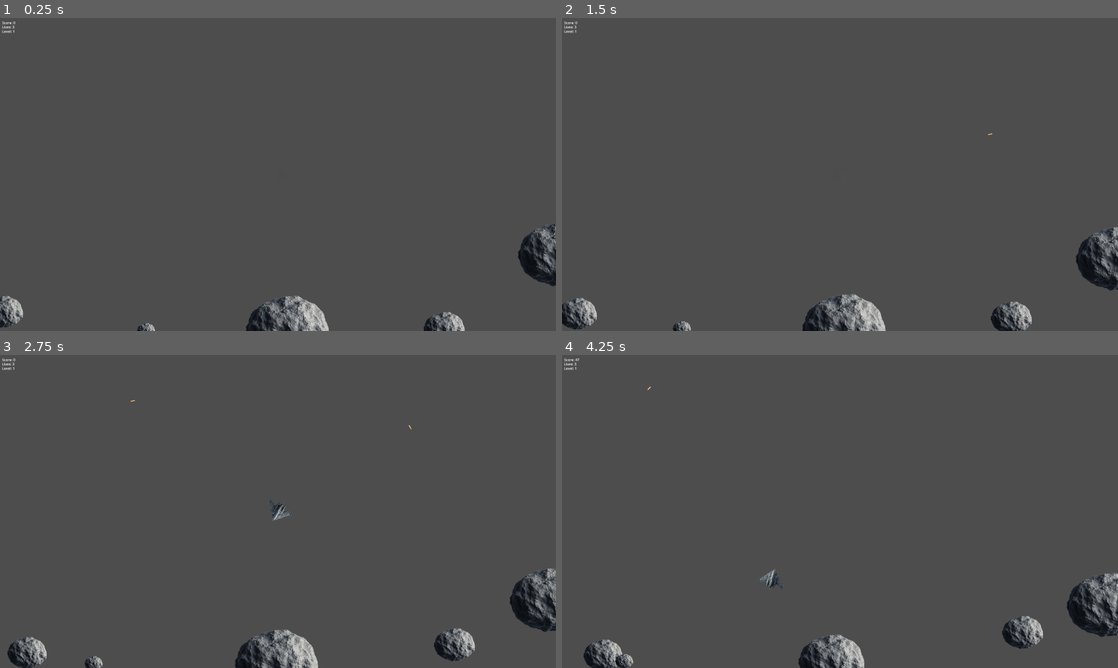
Above: before the commit, frames 1-4 (two rows, left to right).
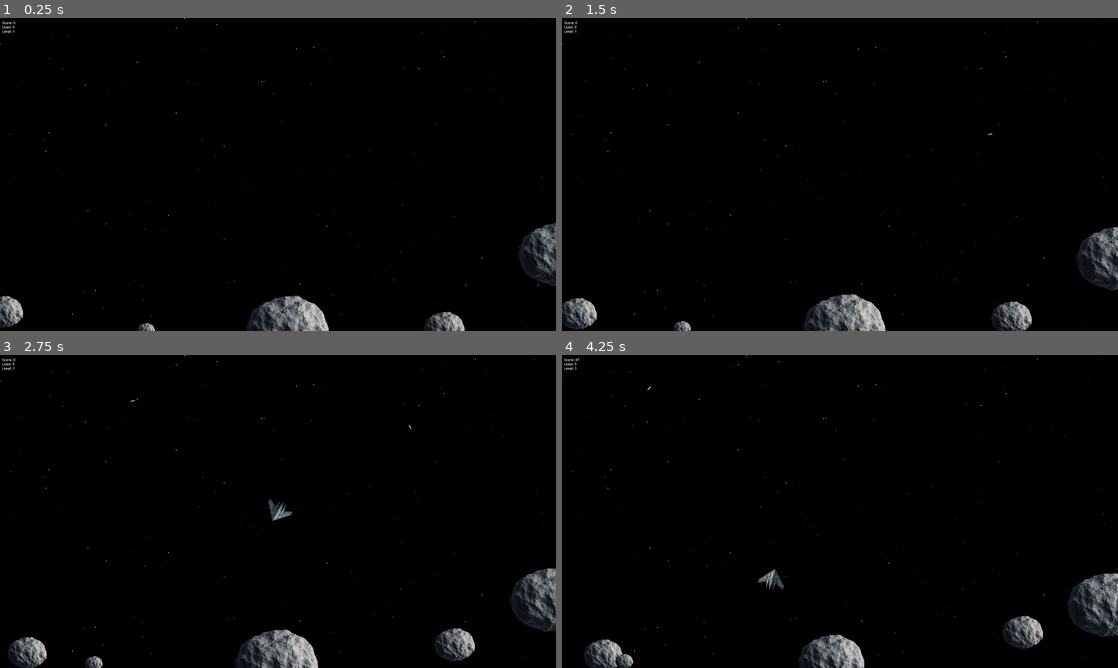
Above: after the commit, the same moments.

Repository: Soren8/space-shooter
Game: Godot game, scene res://main.tscn
Same seed, same stepped clock (60 frames per second), same inputs: the game is played once before the commit and once after it.
Inputs:
- Up to frame 1 (0.25 s): no input
- Up to frame 2 (1.5 s): hold Right (ui_right) 0.53-1.28 s; tap Space (ui_select) at 0.77 s; hold Left (ui_left) from 1.28 s (still down)
- Up to frame 3 (2.75 s): tap Space (ui_select) at 1.52 s; release Left (ui_left) at 2.03 s; hold Right (ui_right) from 2.03 s (still down)
- Up to frame 4 (4.25 s): release Right (ui_right) at 2.78 s; hold Up (ui_up) 2.78-3.53 s; tap Space (ui_select) at 3.02, 3.77 s; hold Left (ui_left) from 3.53 s (still down)

The runs differ from the first frame. In frame 1, 97% of the frame differs, in the area x 0-100%, y 0-100%; in frame 2, 96%; in frame 3, 96%; in frame 4, 96%.

Commit message:
fix background

Diff:
--- a/main.tscn
+++ b/main.tscn
@@ -1,6 +1,7 @@
-[gd_scene load_steps=2 format=3 uid="uid://56iw261d2400"]
+[gd_scene load_steps=3 format=3 uid="uid://56iw261d2400"]
 
 [ext_resource type="Script" path="res://main.gd" id="1_56k8w"]
+[ext_resource type="PackedScene" uid="uid://dio7uf4flqx78" path="res://starry_background.tscn" id="2_gy8r2"]
 
 [node name="Main" type="Node2D"]
 script = ExtResource("1_56k8w")
@@ -34,3 +35,6 @@
 offset_bottom = 23.0
 horizontal_alignment = 1
 vertical_alignment = 1
+
+[node name="StarryBackground" parent="." instance=ExtResource("2_gy8r2")]
+layer = -1
--- a/starry_background.gd
+++ b/starry_background.gd
@@ -14,19 +14,22 @@
 	for i in star_count:
 		create_star()
 
+	# Set the layer to ensure it is behind other elements
+	layer = -1
+
 func create_star():
 	var star = ColorRect.new()
 	star.color = Color.WHITE
 
 	var star_size = 2
-	star.rect_size = Vector2(star_size, star_size)
+	star.size = Vector2(star_size, star_size)
 
 	var pos_x = randf() * get_viewport().size.x
 	var pos_y = randf() * get_viewport().size.y
-	star.rect_position = Vector2(pos_x, pos_y)
+	star.position = Vector2(pos_x, pos_y)
 
 	var scale = randf_range(0.5, 1.5)
-	star.rect_scale = Vector2(scale, scale)
+	star.scale = Vector2(scale, scale)
 
 	add_child(star)
 
@@ -36,7 +39,7 @@
 
 func update_background_size():
 	if is_instance_valid(background):
-		background.rect_size = get_viewport().size
-		background.rect_position = Vector2.ZERO
+		background.size = get_viewport().size
+		background.position = Vector2.ZERO
 
 # If you want to update or regenerate stars on resize, you would handle it here or in a custom function
